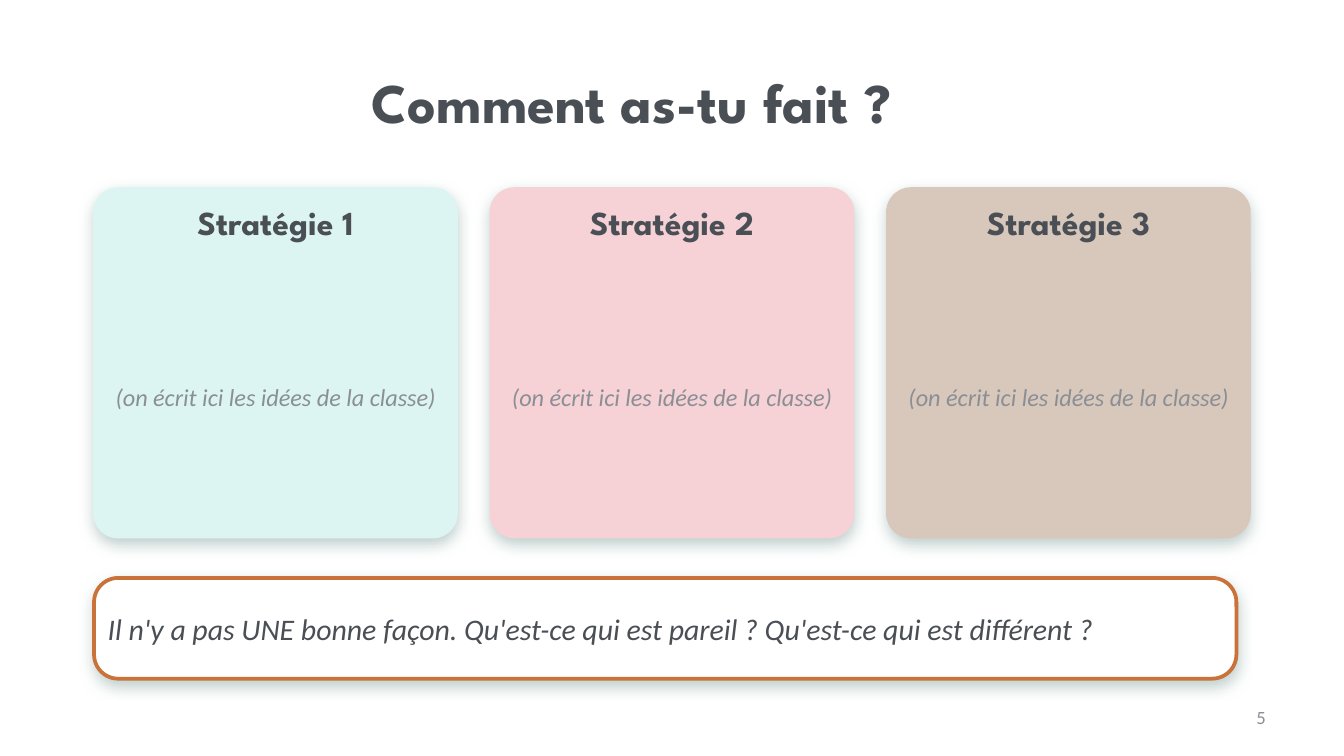
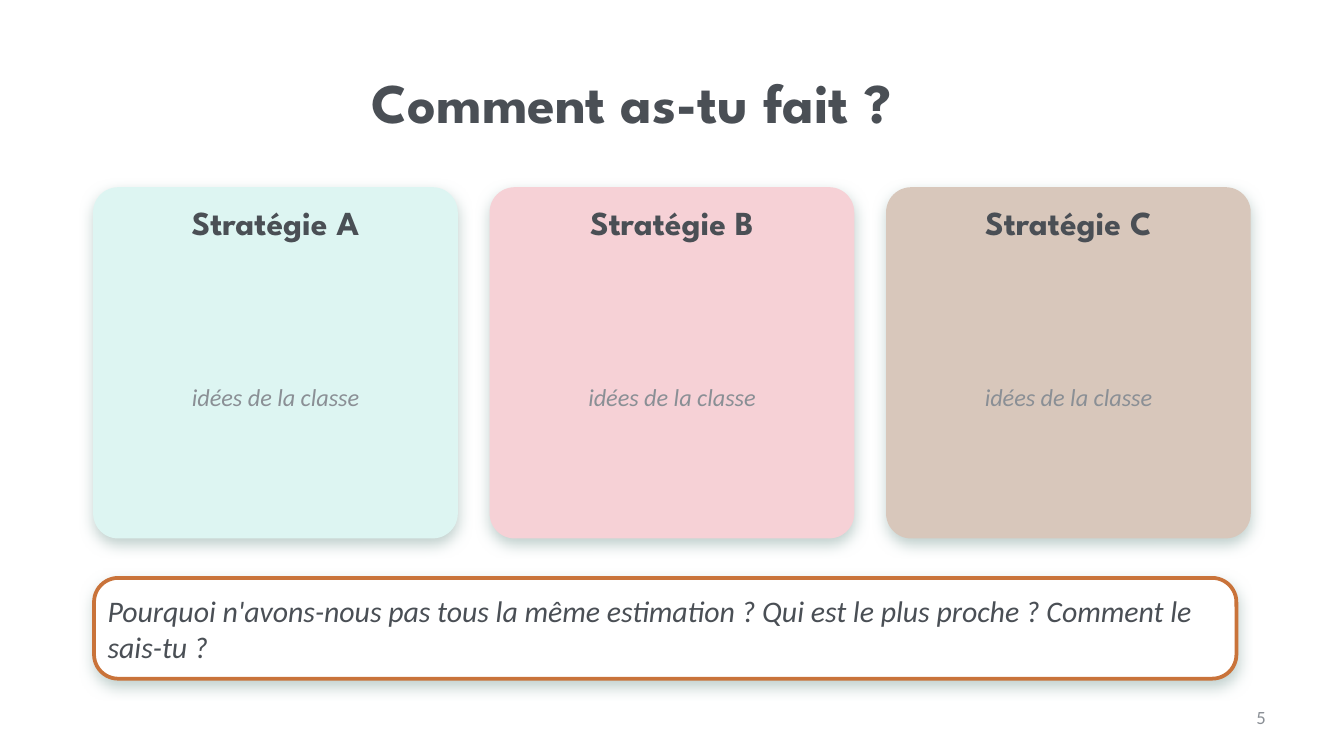
Before and after one commit to isabellepedneault111-ai/Chat-, a slide deck: slide 5 of PPS_Consommation_Hub_Teams/Lecons/2026-10-13_Mardi_Estimer-Besoins-Desirs/1_Diaporama_Grand-groupe.pptx. Drawn at 1344x756 pixels with LibreOffice and Linux fonts; fonts in the diff are those of the drawing; background and template pictures are left out. Boxes give left, top, right and bottom in pixels: in the first picture for what was removed or moved away, otherwise in the second. Text is boxed around its words. In the diff, an @@ line names an element or a change of style, - is before the commit and + after.

```diff
--- a/PPS_Consommation_Hub_Teams/Lecons/2026-10-13_Mardi_Estimer-Besoins-Desirs/1_Diaporama_Grand-groupe.pptx
+++ b/PPS_Consommation_Hub_Teams/Lecons/2026-10-13_Mardi_Estimer-Besoins-Desirs/1_Diaporama_Grand-groupe.pptx
@@ text at [192,212,360,243]: text changed @@
-Stratégie 1
+Stratégie A
@@ text at [590,212,754,243]: text changed @@
-Stratégie 2
+Stratégie B
@@ text at [985,212,1152,243]: text changed @@
-Stratégie 3
+Stratégie C
@@ text at [192,389,359,406]: text changed @@
-(on écrit ici les idées de la classe)
+idées de la classe
@@ text at [588,389,755,406]: text changed @@
-(on écrit ici les idées de la classe)
+idées de la classe
@@ text at [985,389,1152,406]: text changed @@
-(on écrit ici les idées de la classe)
+idées de la classe
@@ text at [108,601,1191,658]: text changed @@
-Il n'y a pas UNE bonne façon. Qu'est-ce qui est pareil ? Qu'est-ce qui est différent ?
+Pourquoi n'avons-nous pas tous la même estimation ? Qui est le plus proche ? Comment le sais-tu ?
```
Also in this commit, not shown: 17 other slides changed, 6 slides added, 4 slides removed, 15 other files.
